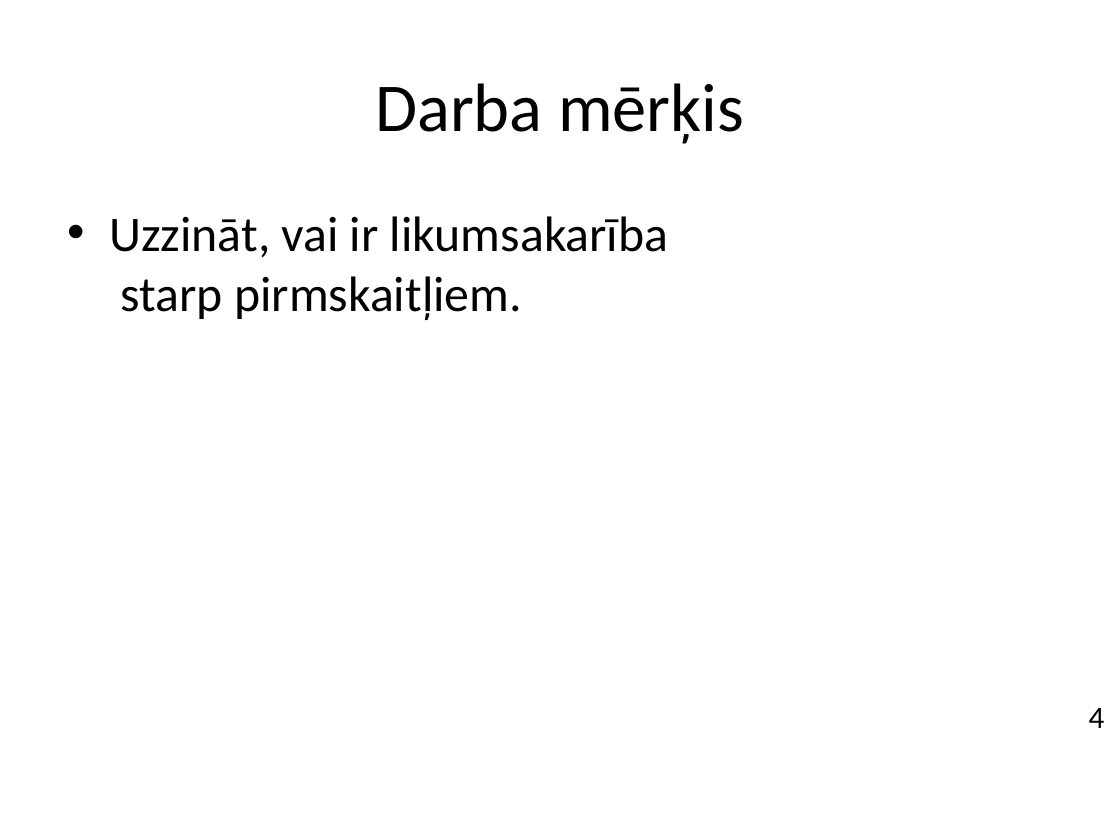
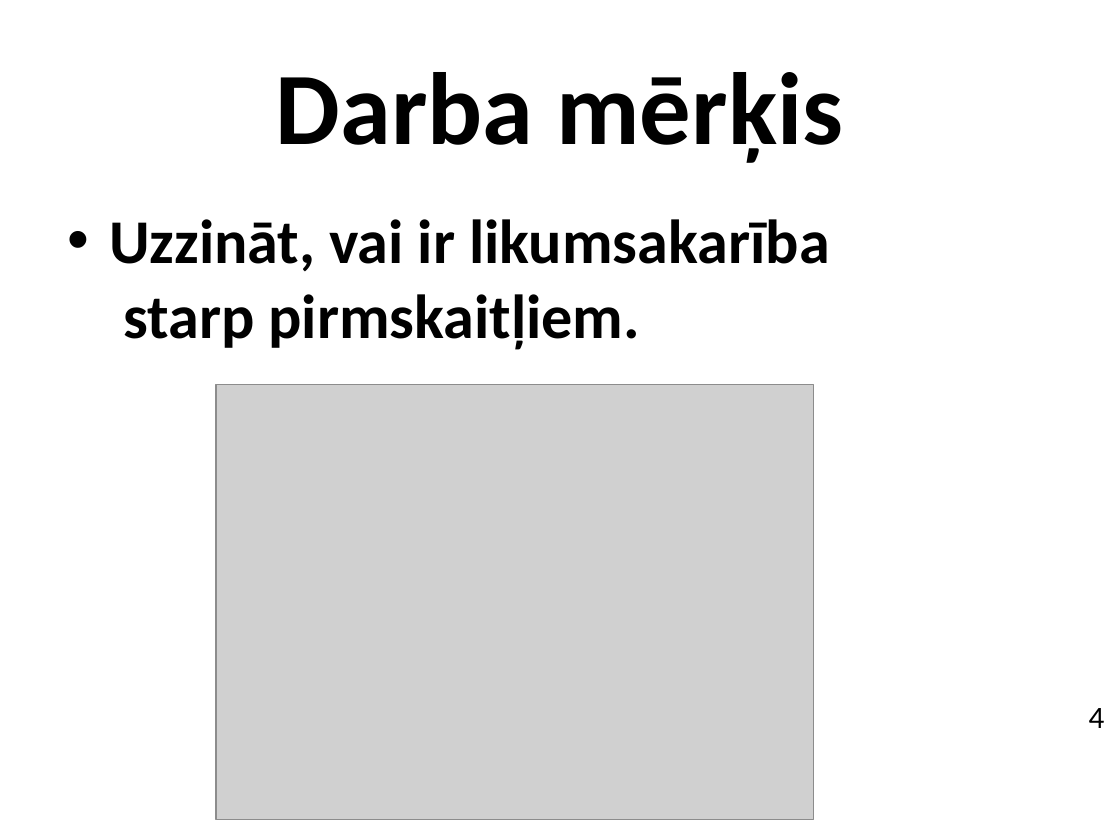
Before and after one commit to Artik292/ZPD, a slide deck: slide 4 of 11kl_ZPD_Arturs_Konevnikovs.pptx. Drawn at 1120x840 pixels with LibreOffice and Linux fonts; fonts in the diff are those of the drawing; grey boxes stand for pictures; background and template pictures are left out. Boxes give left, top, right and bottom in pixels: in the first picture for what was removed or moved away, otherwise in the second. Text is boxed around its words. In the diff, an @@ line names an element or a change of style, - is before the commit and + after.

```diff
--- a/11kl_ZPD_Arturs_Konevnikovs.pptx
+++ b/11kl_ZPD_Arturs_Konevnikovs.pptx
@@ title "Darba mērķis" at (x1=276, y1=72, x2=844, y2=163): size 44 to 66 pt, bold on @@
@@ text "Uzzināt, vai ir likumsakarība starp ..." at (x1=109, y1=219, x2=829, y2=350): size 32 to 40 pt, bold on; more space between paragraphs @@
@@ picture added at (x1=216, y1=385, x2=813, y2=820) @@
```
Also in this commit, not shown: 7 other slides changed.
